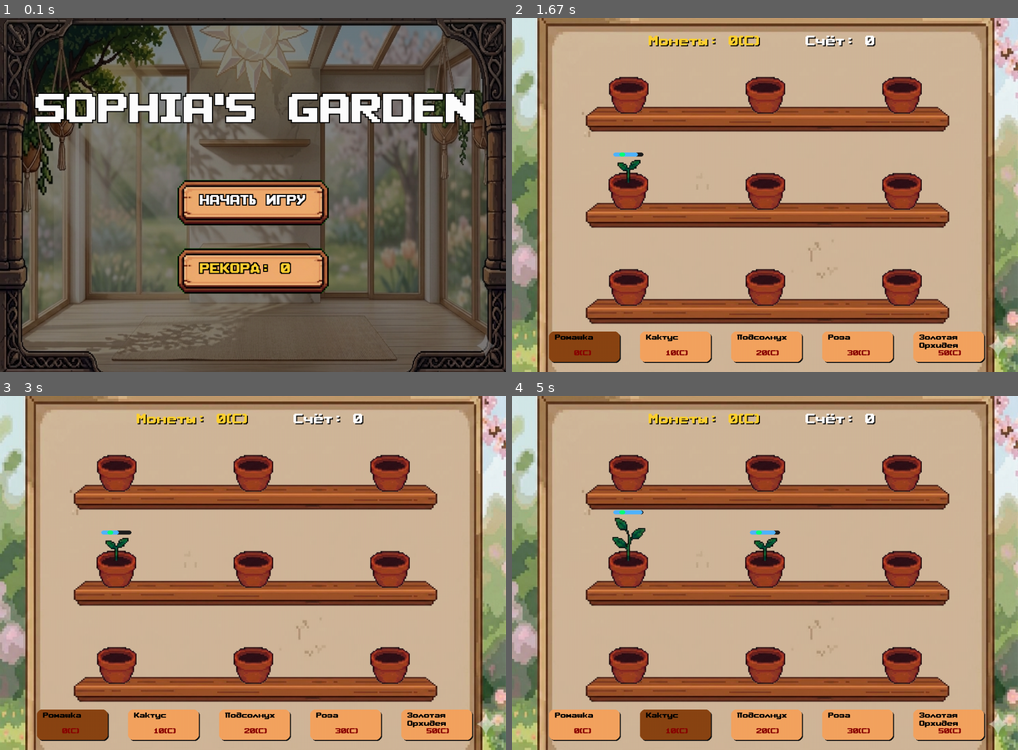
Above: before the commit, frames 1-4 (two rows, left to right).
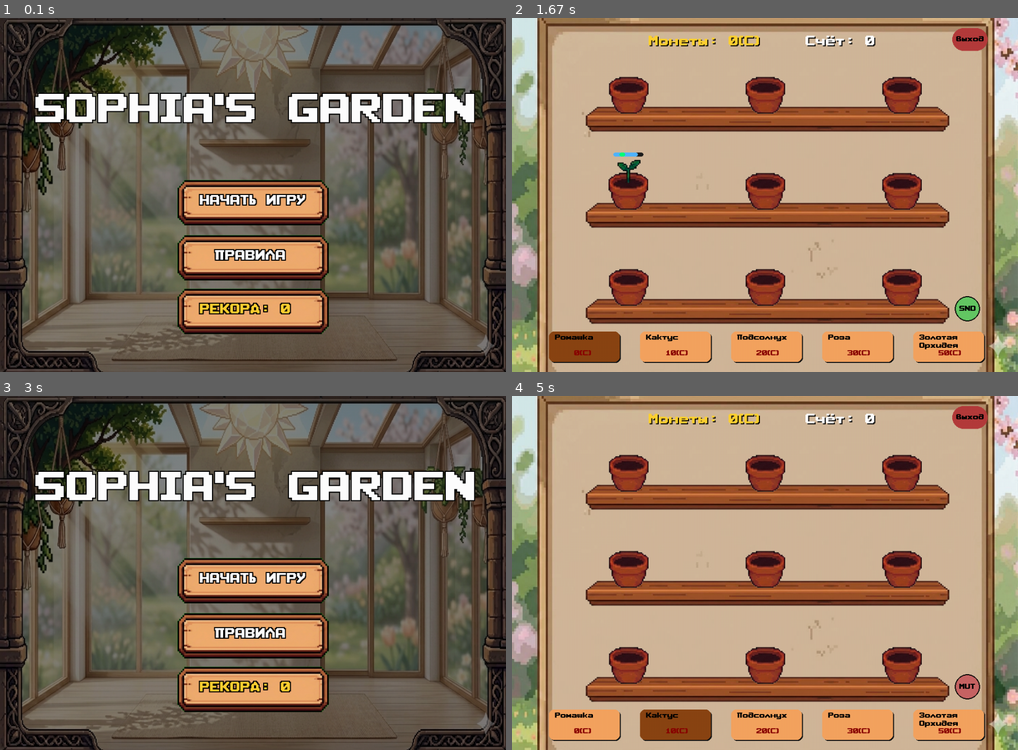
Above: after the commit, the same moments.

Repository: sofivayy/Sophias-Garden-Pygame
Game: pygame game, started from main.py
Two runs of this game, one before a commit and one after it. Both use one fixed random seed, a clock stepped at 60 frames per second and the inputs below.
Inputs (mouse positions are in pixels of both pictures, inside the frame that each line leads up to):
- Up to frame 1 (0.1 s): no input
- Up to frame 2 (1.67 s): click (765, 195) at 0.38 s; click (643, 198) at 0.72 s; click "Ромашка" at 1.05 s; click (952, 318) at 1.38 s
- Up to frame 3 (3 s): click (455, 686) at 1.72 s, where only the run after the commit has a clickable "SND"; click "Ромашка" at 2.05 s; click (237, 512) at 2.38 s; click (455, 417) at 2.72 s, where only the run after the commit has a clickable "выход"
- Up to frame 4 (5 s): click (896, 541) at 3.22 s; click (765, 636) at 3.55 s, where only the run after the commit has a clickable "ПРАВИЛА"; click (871, 509) at 3.88 s; click (765, 580) at 4.22 s, where only the run after the commit has a clickable "НАЧАТЬ ИГРУ"; click "Кактус" at 4.55 s; click (618, 551) at 4.88 s

The runs differ from the first frame. In frame 1, 7.6% of the frame differs, in the area x 35-65%, y 61-90%; in frame 2, 0.7%; in frame 3, 99%, in the area x 0-100%, y 0-100%; in frame 4, 1.4%.

Commit message:
Added: mute button, rules button, exit button

Diff:
--- a/main.py
+++ b/main.py
@@ -53,6 +53,7 @@
 title_font = load_font(56)
 font = load_font(18)
 small_font = load_font(10)
+rules_font = load_font(13)
 
 # Функция для отрисовки текста с простой тенью
 def draw_ui_text(text, x, y, color):
@@ -135,6 +136,9 @@
 click_sound = pygame.mixer.Sound(
     os.path.join(SOUND_DIR, "click.wav")
 )
+# Загрузка фоновой музыки
+pygame.mixer.music.load(os.path.join(SOUND_DIR, "background_music.mp3"))
+pygame.mixer.music.set_volume(0.3)
 
 # Настройка громкости звуков
 water_sound.set_volume(1)
@@ -145,6 +149,8 @@
 
 # Загрузка изображений для кнопок интерфейса
 start_button_img = load_image("start_button.png", (300, 90))
+rules_button_img = load_image("start_button.png", (300, 90))
+
 record_plate_img = load_image("start_button.png", (300, 90))
 
 
@@ -164,14 +170,21 @@
 coins = 0
 score = 0
 highscore = 0
-
+sound_on = True  # По умолчанию звук включен
+show_rules = False
 game_state = "menu"
 
 
-# Прямоугольник кнопки "Старт" в главном меню
+# Прямоугольники кнопки "Старт" и "Правила" в главном меню
 start_button = pygame.Rect(
     WIDTH // 2 - 150,
     320,
+    300,
+    90
+)
+rules_menu_button = pygame.Rect(
+    WIDTH // 2 - 150,
+    429,
     300,
     90
 )
@@ -387,10 +400,14 @@
 
     shop_buttons.append(rect)
 
+# Прямоугольник для кнопки выхода в меню (справа сверху)
+exit_button_rect = pygame.Rect(WIDTH - 130, 20, 70, 45)
+# Кнопка звука (справа снизу)
+mute_button_rect = pygame.Rect(WIDTH - 125, HEIGHT - 150, 50, 50)
 
 # Главный игровой цикл
 running = True
-
+pygame.mixer.music.play(-1)
 while running:
 
     clock.tick(FPS)
@@ -407,7 +424,10 @@
         if event.type == pygame.MOUSEBUTTONDOWN:
 
             mx, my = pygame.mouse.get_pos()
-
+            if show_rules:
+                show_rules = False
+                click_sound.play()
+                continue
 
             # Логика кликов в главном меню
             if game_state == "menu":
@@ -415,6 +435,7 @@
                 if start_button.collidepoint(mx, my):
                     click_sound.play()
                     game_state = "game"
+
 
                     # Сброс прогресса для новой игры
                     score = 0
@@ -426,9 +447,18 @@
                         p.hydration = 100
                         p.dead = False
 
+                elif rules_menu_button.collidepoint(mx, my):
+                    click_sound.play()
+                    show_rules = True
+
 
             # Логика кликов во время самого игрового процесса
             elif game_state == "game":
+                # Проверка клика по кнопке "В МЕНЮ"
+                if exit_button_rect.collidepoint(mx, my):
+                    click_sound.play()
+                    game_state = "menu"
+                    continue # Прерываем текущую итерацию, чтобы клик не "прошиб" насквозь к горшку
 
                 # Проверка клика по кнопкам магазина
                 for i, btn in enumerate(shop_buttons):
@@ -442,6 +472,27 @@
 
                     if p.get_rect().collidepoint(mx, my):
                         p.click()
+                # Проверка клика по кнопке звука
+                if mute_button_rect.collidepoint(mx, my):
+                    sound_on = not sound_on
+                    volume = 1.0 if sound_on else 0.0
+
+
+                    water_sound.set_volume(volume)
+                    grow_sound.set_volume(volume * 0.1)
+                    collect_sound.set_volume(volume * 0.5)
+                    dead_sound.set_volume(volume)
+                    click_sound.set_volume(volume)
+
+                    #Управление фоновой музыкой ---
+                    if sound_on:
+                        pygame.mixer.music.set_volume(0.3)
+                        pygame.mixer.music.unpause()
+                    else:
+                        pygame.mixer.music.set_volume(0)
+                        pygame.mixer.music.pause()
+
+                    continue
 
 
             # Логика возврата из окна "Game Over" в меню
@@ -507,13 +558,25 @@
 
         draw_text_with_outline("НАЧАТЬ ИГРУ", font,start_button.centerx - 105, start_button.centery - 15, text_color)
 
+        if start_button_img:
+            screen.blit(start_button_img, rules_menu_button.topleft)
+
+        # Определяем цвет текста при наведении
+        rules_hover = rules_menu_button.collidepoint(pygame.mouse.get_pos())
+        rules_text_color = (220, 20, 60) if rules_hover else WHITE
+
+        draw_text_with_outline("ПРАВИЛА", font,
+                               rules_menu_button.centerx - 75,
+                               rules_menu_button.centery - 15,
+                               rules_text_color)
+
 
 
         # Отрисовка таблички с рекордом
         if record_plate_img:
 
             record_rect = record_plate_img.get_rect(
-                center=(WIDTH // 2, 500)
+                center=(WIDTH // 2, 580)
             )
 
             screen.blit(record_plate_img, record_rect)
@@ -609,6 +672,29 @@
             price_txt = small_font.render(f"{price}(C)", True, (139, 0, 0))
             screen.blit(price_txt, (btn.x + 50, btn.y + 37))
 
+        # Отрисовка кнопки "В МЕНЮ"
+        pygame.draw.rect(screen, (180, 60, 60), exit_button_rect, border_radius=100) # Темно-красный фон
+
+        # Проверяем наведение мышки для эффекта подсветки
+        if exit_button_rect.collidepoint(pygame.mouse.get_pos()):
+             pygame.draw.rect(screen, (220, 80, 80), exit_button_rect, border_radius=10) # Светлее при наведении
+
+        # Текст на кнопке
+        exit_text = small_font.render("выход", True, BLACK)
+        screen.blit(exit_text, (exit_button_rect.centerx - exit_text.get_width() // 2,
+                               exit_button_rect.centery - exit_text.get_height() // 2))
+
+    # Отрисовка кнопки звука
+        color = (100, 200, 100) if sound_on else (200, 100, 100) # Зеленый если ВКЛ, красный если ВЫКЛ
+        pygame.draw.circle(screen, color, mute_button_rect.center, 25)
+        pygame.draw.circle(screen, BLACK, mute_button_rect.center, 25, 2) # Ободок
+
+        # Текстовая заглушка вместо иконки (можно заменить на картинку динамика)
+        sound_label = "SND" if sound_on else "MUT"
+        label_surf = small_font.render(sound_label, True, BLACK)
+        screen.blit(label_surf, (mute_button_rect.centerx - label_surf.get_width() // 2,
+                                mute_button_rect.centery - label_surf.get_height() // 2))
+
 
 
     # Отрисовка состояния "Конец игры"
@@ -655,6 +741,41 @@
             (WIDTH // 2 - click.get_width() // 2, 420)
         )
 
+    if show_rules:
+        # 1. Затемняем весь экран (и меню, и игру)
+        overlay = pygame.Surface((WIDTH, HEIGHT))
+        overlay.set_alpha(200)
+        overlay.fill(BLACK)
+        screen.blit(overlay, (0, 0))
+
+        # 2. Рисуем подложку окна
+        rules_box = pygame.Rect(WIDTH // 2 - 300, HEIGHT // 2 - 200, 600, 400)
+        pygame.draw.rect(screen, (50, 50, 50), rules_box, border_radius=20)
+        pygame.draw.rect(screen, GOLD, rules_box, 3, border_radius=20)
+
+        # 3. Пишем текст правил
+        lines = [
+            "ПРАВИЛА САДА",
+            "все действия левой кнопкой мыши",
+            "1. Выбирай семена, кликая на нужные снизу",
+            "2. Сажай их в пустые горшки на полках,",
+            "кликая на них.",
+            "3. Поливай, кликая на горшок, когда шкала",
+            "в ЗЕЛЕНОЙ, либо ГОЛУБОЙ зоне.",
+            "4. Полив в ЗЕЛЕНОЙ зоне ускоряет рост.",
+            "5. Не дай ни одному цветку засохнуть!",
+            "",
+            "",
+            "Кликни в любом месте, чтобы закрыть."
+        ]
+
+        for i, line in enumerate(lines):
+            # Заголовок золотой, остальное белое
+            c = GOLD if i == 0 else WHITE
+            # Используем font (размер 18), который у тебя уже создан
+            txt = rules_font.render(line, True, c)
+            screen.blit(txt, (rules_box.x + 40, rules_box.y + 50 + i * 35))
+
     # Обновление всего экрана
     pygame.display.flip()
 
